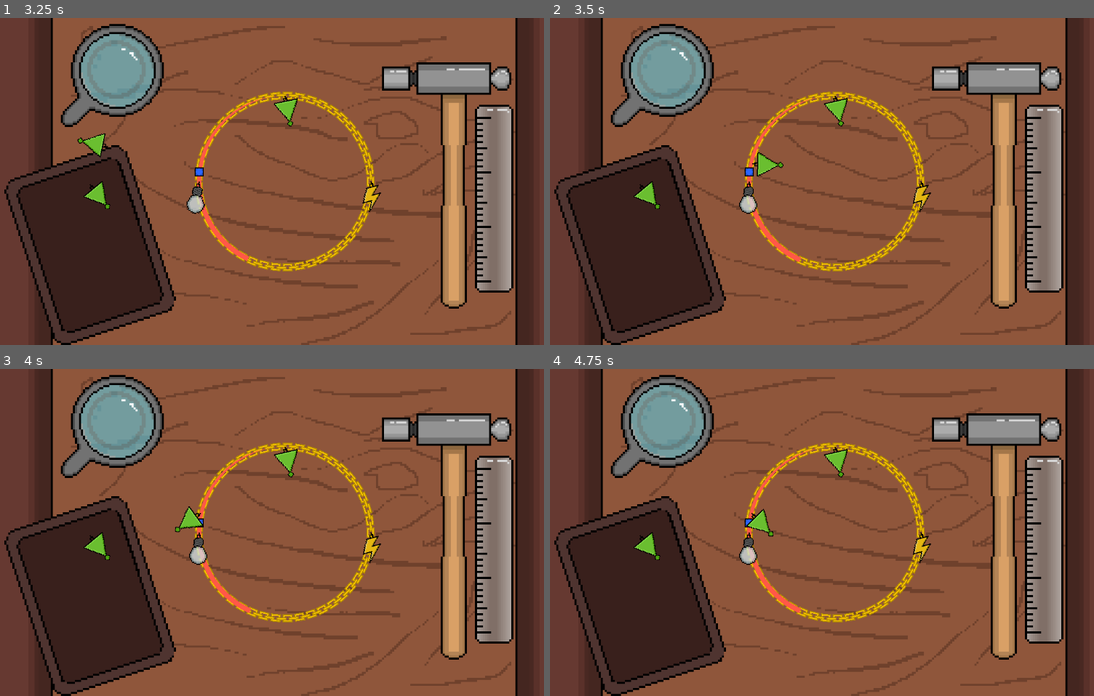
Above: before the commit, frames 1-4 (two rows, left to right).
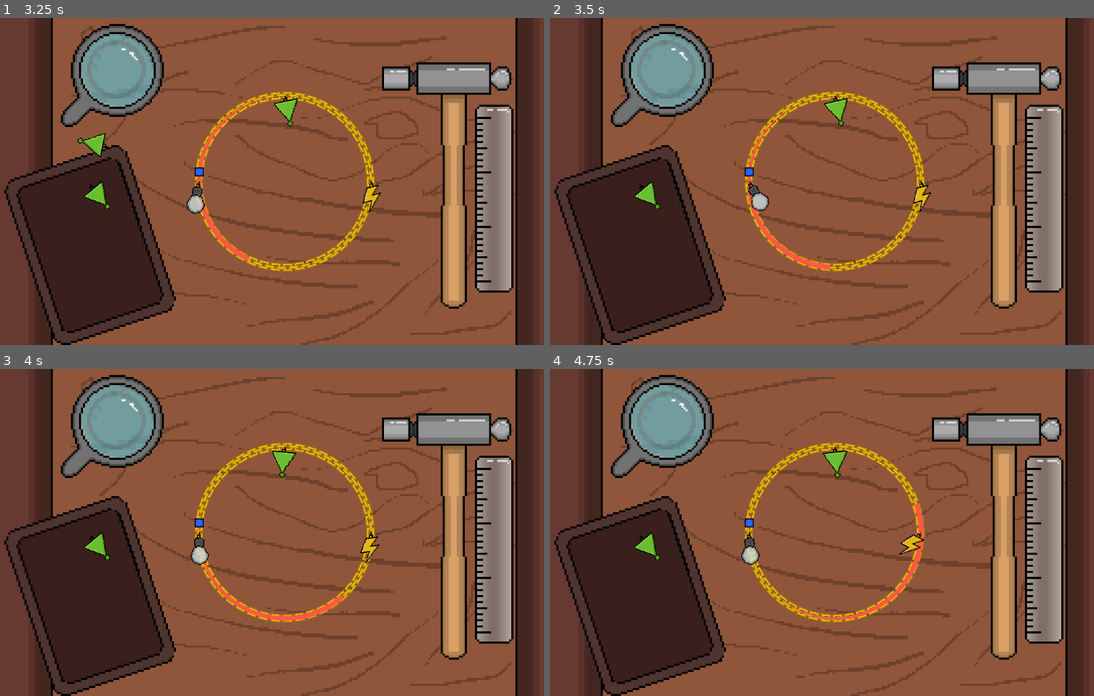
Above: after the commit, the same moments.

Repository: triangle-int/logi-charm
Game: Godot game, scene res://scenes/game.tscn
The game is run twice, just before and just after one commit, with the same random seed, the same clock (stepped at 60 frames per second) and the same inputs.
Inputs (mouse positions are in pixels of both pictures, inside the frame that each line leads up to):
- Up to frame 1 (3.25 s): tap Enter (ui_accept) at 0.5 s; drag from (375, 197) to (97, 197) at 0.52 s; drag from (293, 112) to (97, 197) at 1.27 s; move the mouse to (201, 197) at 2.02 s; click (201, 197) at 2.17 s; drag from (97, 197) to (108, 132) at 2.77 s
- Up to frame 2 (3.5 s): no input
- Up to frame 3 (4 s): drag from (223, 512) to (97, 548) at 3.52 s
- Up to frame 4 (4.75 s): drag from (658, 483) to (745, 450) at 4.27 s

Frame 1 is identical in both runs. In frame 2, 0.8% of the frame differs, in the area x 34-71%, y 24-78%; in frame 3, 1.1%; in frame 4, 1.5%, in the area x 34-71%, y 24-77%.

Commit message:
Fixed mouse position

Diff:
--- a/scenes/components/end_component.tscn
+++ b/scenes/components/end_component.tscn
@@ -1,10 +1,10 @@
 [gd_scene load_steps=10 format=3 uid="uid://dtmhm8xn55o03"]
 
 [ext_resource type="Script" path="res://scripts/components/end_component.gd" id="1_b4f36"]
-[ext_resource type="Texture2D" uid="uid://hwinajmva66f" path="res://sprites/pointer/high_signal.tres" id="2_0y5e2"]
 [ext_resource type="Script" path="res://scripts/ui/end_component_goal_bar.gd" id="2_1dem8"]
 [ext_resource type="Texture2D" uid="uid://dd0yfmfksxq2l" path="res://sprites/gates/end_gate.png" id="2_8kqvv"]
-[ext_resource type="Texture2D" uid="uid://dtqy3fr3sah3g" path="res://sprites/pointer/low_signal.tres" id="4_r1k23"]
+[ext_resource type="Texture2D" uid="uid://d4nnxstsihve0" path="res://sprites/pointer/high_signal.png" id="3_j5wak"]
+[ext_resource type="Texture2D" uid="uid://c5cdlkumr23fj" path="res://sprites/pointer/low_signal.png" id="4_i4cbi"]
 [ext_resource type="PackedScene" uid="uid://dd5i2v65rty7y" path="res://scenes/ui/signal.tscn" id="5_juxyi"]
 
 [sub_resource type="StyleBoxFlat" id="StyleBoxFlat_48dvn"]
@@ -54,8 +54,8 @@
 theme_override_constants/separation = 3
 alignment = 1
 script = ExtResource("2_1dem8")
-high_signal = ExtResource("2_0y5e2")
-low_signal = ExtResource("4_r1k23")
+high_signal = ExtResource("3_j5wak")
+low_signal = ExtResource("4_i4cbi")
 signal_scene = ExtResource("5_juxyi")
 metadata/_edit_group_ = true
 
--- a/scenes/pickable_components/not_component_pickable.tscn
+++ b/scenes/pickable_components/not_component_pickable.tscn
@@ -11,6 +11,7 @@
 script = ExtResource("1_53oa5")
 component = ExtResource("2_fj7eo")
 lerp_speed = 10.0
+snap_threshold = 75.0
 
 [node name="Sprite2D" type="Sprite2D" parent="."]
 texture_filter = 1
--- a/scenes/ui/signal.tscn
+++ b/scenes/ui/signal.tscn
@@ -1,9 +1,9 @@
 [gd_scene load_steps=2 format=3 uid="uid://dd5i2v65rty7y"]
 
-[ext_resource type="Texture2D" uid="uid://hwinajmva66f" path="res://sprites/pointer/high_signal.tres" id="1_38p0t"]
+[ext_resource type="Texture2D" uid="uid://d4nnxstsihve0" path="res://sprites/pointer/high_signal.png" id="1_mr8eq"]
 
 [node name="Signal" type="TextureRect"]
 texture_filter = 1
-texture = ExtResource("1_38p0t")
+texture = ExtResource("1_mr8eq")
 expand_mode = 3
 stretch_mode = 5
--- a/scripts/component_pickable.gd
+++ b/scripts/component_pickable.gd
@@ -2,6 +2,7 @@
 
 @export var component: PackedScene
 @export var lerp_speed: float
+@export var snap_threshold: float
 
 @onready var sprite_2d = $Sprite2D
 @onready var game: LevelLoader = $"/root/Game"
@@ -30,7 +31,7 @@
 	_is_dragged = true
 	_component_instance = component.instantiate() as BaseComponent
 	game.current_level.add_child(_component_instance)
-	var component_position = game.current_level.to_local(event.global_position)
+	var component_position = game.current_level.to_local(get_global_mouse_position())
 	_component_instance.set_anchor_position(component_position)
 	_component_instance.set_body_position(component_position)
 	_target_position = component_position
@@ -54,7 +55,7 @@
 	if not _is_dragged:
 		return
 
-	_target_position = game.current_level.to_local(event.global_position)
+	_target_position = game.current_level.to_local(get_global_mouse_position())
 
 func _move_to_target(delta: float):
 	if not _is_dragged or _component_instance == null:
@@ -65,8 +66,6 @@
 	_component_instance.set_anchor_position(lerped_position)
 
 func _snap_to_rings():
-	ComponentsSignals.stop_simulation()
-
 	var level: Level = game.current_level
 	var component_position = _component_instance.get_anchor_position()
 	var distance = component_position.length()
@@ -77,13 +76,19 @@
 			var selected_distance = 1e9
 			for index in range(len(radiuses)):
 				var new_distance = absf(radiuses[index] - distance)
-				if seleted_ring == -1 or new_distance < selected_distance:
+				if new_distance < snap_threshold and \
+					(seleted_ring == -1 or new_distance < selected_distance):
 					seleted_ring = index
 					selected_distance = new_distance
 		2:
 			# TODO: Implement component snapping with width=2
 			pass
 
+	if seleted_ring == -1:
+		_component_instance.queue_free()
+		return
+
+	ComponentsSignals.stop_simulation()
 	_component_instance.attached_to = seleted_ring
 	_component_instance.angle = atan2(-component_position.y, component_position.x)
 	ComponentsSignals.attach_component(_component_instance)
--- a/sprites/pointer/high_signal.tres
+++ /dev/null
@@ -1,7 +0,0 @@
-[gd_resource type="AtlasTexture" load_steps=2 format=3 uid="uid://hwinajmva66f"]
-
-[ext_resource type="Texture2D" uid="uid://bab81c0xowmob" path="res://sprites/pointer/signals.png" id="1_5jmji"]
-
-[resource]
-atlas = ExtResource("1_5jmji")
-region = Rect2(0, 0, 6, 6)
--- a/sprites/pointer/low_signal.tres
+++ /dev/null
@@ -1,7 +0,0 @@
-[gd_resource type="AtlasTexture" load_steps=2 format=3 uid="uid://dtqy3fr3sah3g"]
-
-[ext_resource type="Texture2D" uid="uid://bab81c0xowmob" path="res://sprites/pointer/signals.png" id="1_ax65k"]
-
-[resource]
-atlas = ExtResource("1_ax65k")
-region = Rect2(6, 0, 6, 6)
Binary file added: sprites/pointer/high_signal.png
Not shown, added: sprites/pointer/high_signal.png.import
Binary file added: sprites/pointer/low_signal.png
Not shown, added: sprites/pointer/low_signal.png.import
